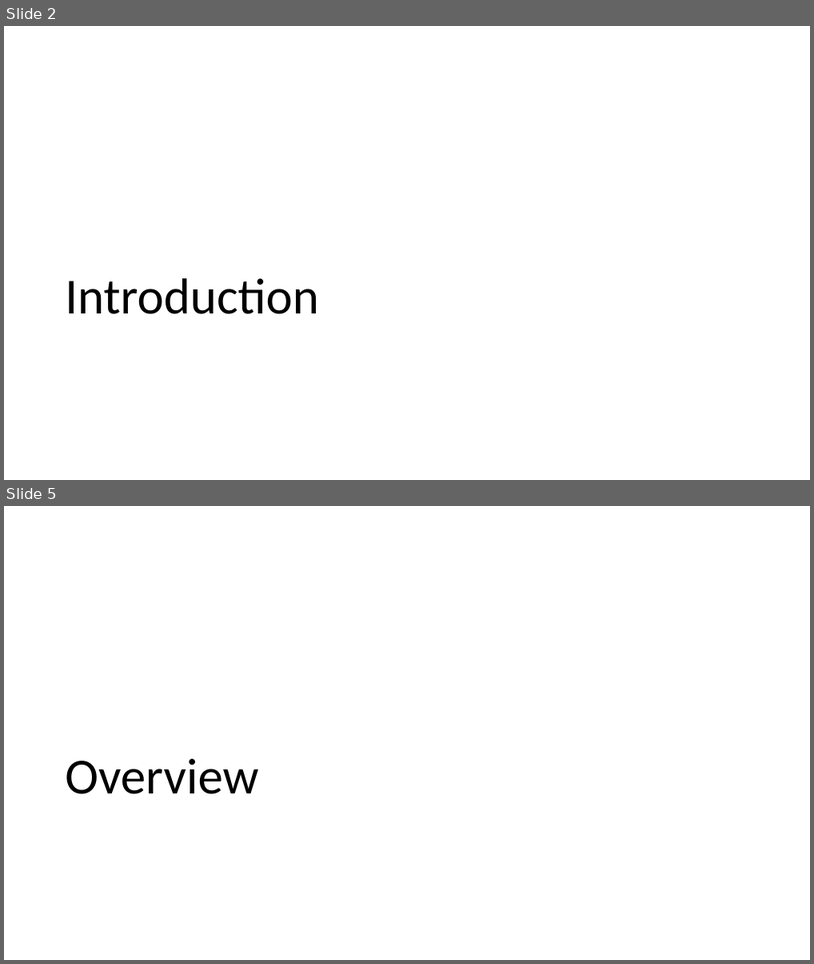
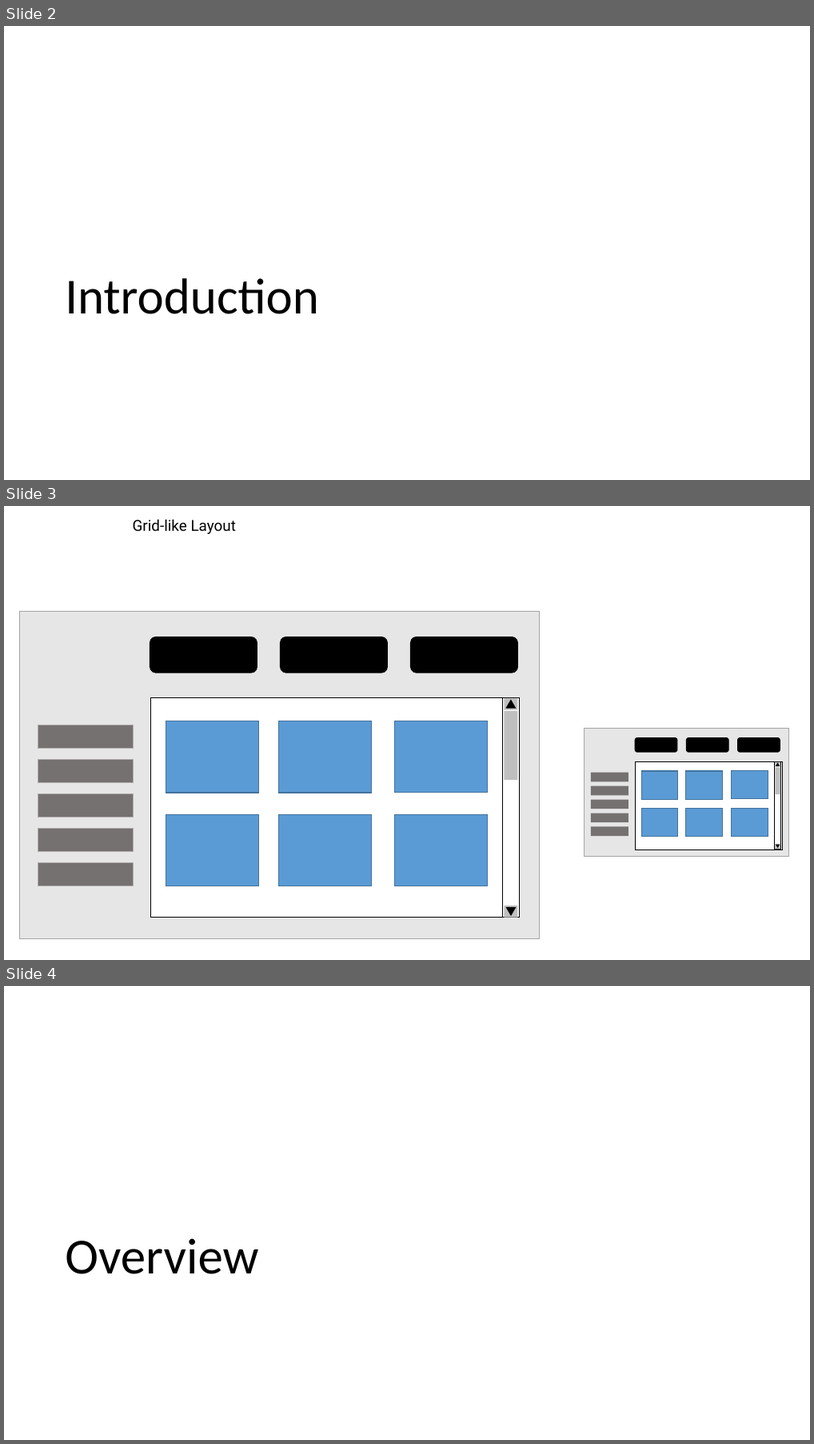
Before and after one commit to salute-developers/spatial-navigation, a slide deck: docs/images_of_spec.pptx. Shown one above the other, each under a label of ours: slides 2 and 5 before the commit, slides 2, 3 and 4 after it; the slides between them are not shown. The pictures are 814x964 and 814x1444 pixels, drawn with LibreOffice and Linux fonts; fonts in the diff are those of the drawing. Boxes give left, top, right and bottom in pixels: in the first picture for what was removed or moved away, otherwise in the second. Text is boxed around its words. In the diff, an @@ line names an element or a change of style, - is before the commit and + after.

```diff
--- a/docs/images_of_spec.pptx
+++ b/docs/images_of_spec.pptx
@@ slide 3 added at [4, 506, 810, 960], background #FFFFFF @@
@@ text added at [133, 519, 236, 534], 18 pt, text #000000 @@
+Grid-like Layout
@@ rectangle added at [20, 612, 540, 938], fill #E7E6E6, outline #A5A5A5 1 pt @@
@@ rounded rectangle added at [150, 636, 257, 672], fill #000000, outline #000000 1 pt @@
@@ rounded rectangle added at [281, 636, 387, 672], fill #000000, outline #000000 1 pt @@
@@ rounded rectangle added at [411, 636, 518, 672], fill #000000, outline #000000 1 pt @@
@@ rectangle added at [151, 697, 518, 916], fill #FFFFFF, outline #000000 1 pt @@
@@ rectangle added at [502, 697, 519, 916], fill #FFFFFF, outline #000000 1 pt @@
@@ rectangle added at [166, 720, 259, 792], fill #5B9BD5, outline #43739E 1 pt @@
@@ rectangle added at [278, 720, 372, 792], fill #5B9BD5, outline #43739E 1 pt @@
@@ rectangle added at [394, 720, 488, 792], fill #5B9BD5, outline #43739E 1 pt @@
@@ rectangle added at [504, 711, 518, 780], fill #BFBFBF @@
@@ rectangle added at [504, 698, 518, 709], fill #BFBFBF @@
@@ triangle added at [506, 699, 516, 708], fill #000000 @@
@@ rectangle added at [38, 724, 133, 748], fill #767171, outline #AFABAB 1 pt @@
@@ rectangle added at [38, 759, 133, 783], fill #767171, outline #AFABAB 1 pt @@
@@ rectangle added at [38, 793, 133, 817], fill #767171, outline #AFABAB 1 pt @@
@@ rectangle added at [166, 815, 259, 886], fill #5B9BD5, outline #43739E 1 pt @@
@@ rectangle added at [278, 815, 372, 886], fill #5B9BD5, outline #43739E 1 pt @@
@@ rectangle added at [394, 815, 488, 886], fill #5B9BD5, outline #43739E 1 pt @@
@@ rectangle added at [38, 828, 133, 852], fill #767171, outline #AFABAB 1 pt @@
@@ rectangle added at [38, 862, 133, 886], fill #767171, outline #AFABAB 1 pt @@
@@ group added at [584, 728, 790, 857]: 17 rectangles, 3 rounded rectangles, 2 triangles @@
@@ rectangle added at [504, 905, 518, 916], fill #BFBFBF @@
@@ triangle added at [506, 907, 516, 916], fill #000000 @@
@@ what was slide 5 is now slide 4 @@
```
Also in this commit, not shown: 1 other slide added, 2 slides removed, 1 other file.
